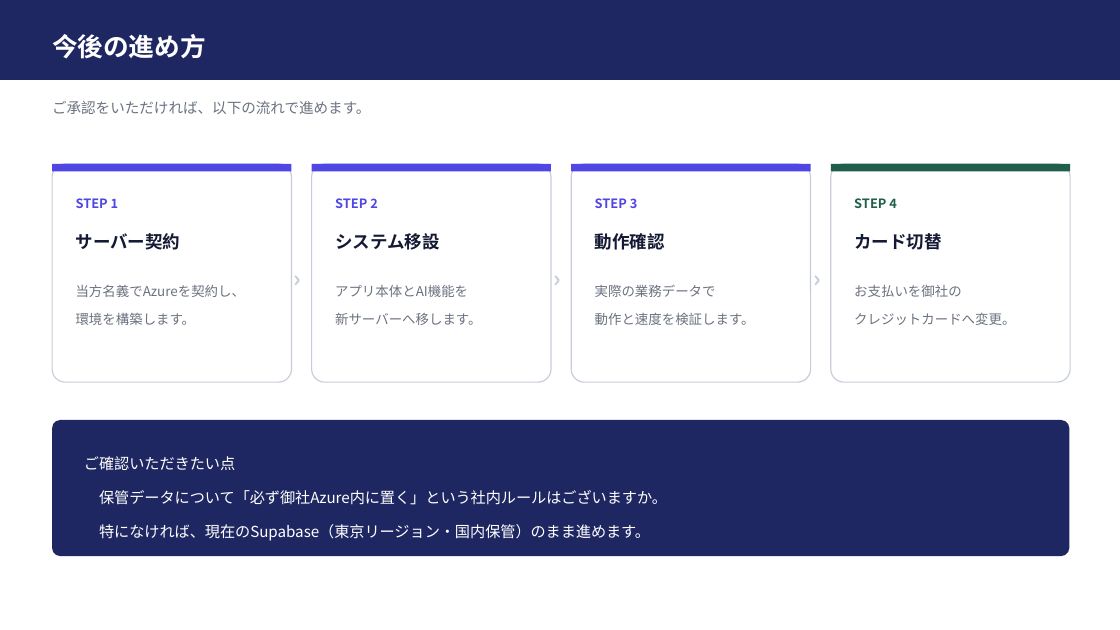
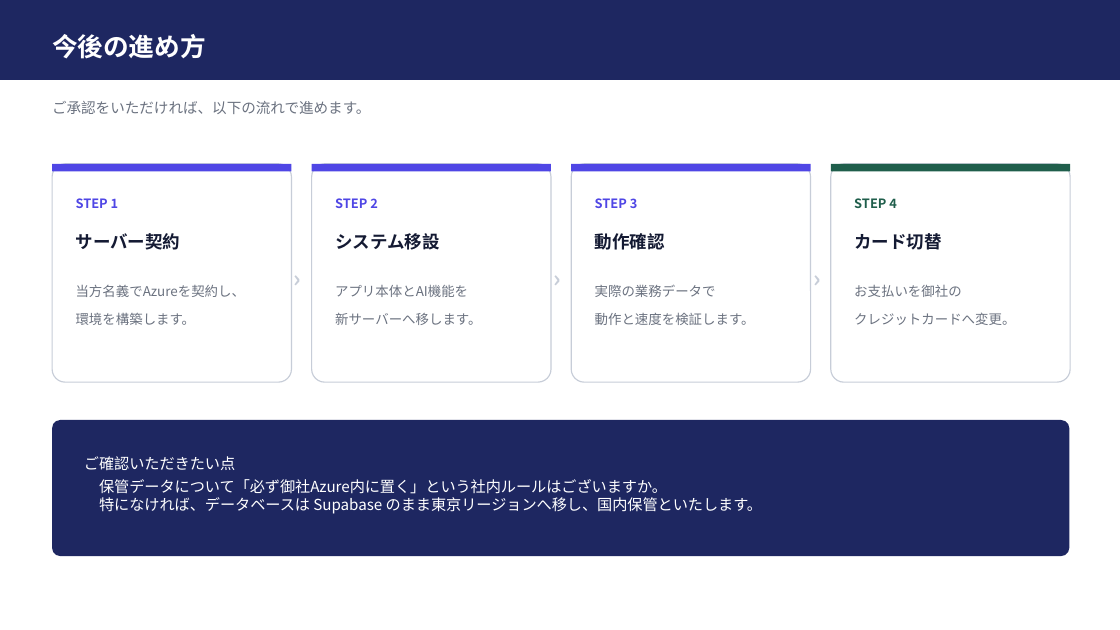
Before and after one commit to IVipcy/SouzokPlatform, a slide deck: slide 10 of docs/サーバー構成のご提案.pptx (slide 7 before the commit). Drawn at 1120x630 pixels with LibreOffice and Linux fonts; fonts in the diff are those of the drawing. Boxes give left, top, right and bottom in pixels: in the first picture for what was removed or moved away, otherwise in the second. Text is boxed around its words. In the diff, an @@ line names an element or a change of style, - is before the commit and + after.

```diff
--- a/docs/サーバー構成のご提案.pptx
+++ b/docs/サーバー構成のご提案.pptx
@@ text at box(99, 479, 667, 494): line spacing 1.6 to 1; less space between paragraphs @@
@@ text at box(99, 497, 762, 514): text changed @@
-特になければ、現在のSupabase（東京リージョン・国内保管）のまま進めます。
+特になければ、データベースは Supabase のまま東京リージョンへ移し、国内保管といたします。
```
Also in this commit, not shown: 2 other slides changed, 3 slides added.
